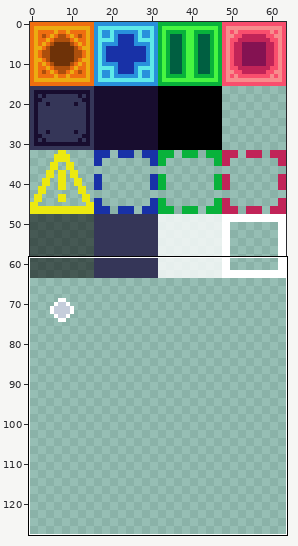
File history of a sprite sheet, block.png. The picture above shows the old version from afar; the outline marks the close-up.
Close-up. Earlier state:
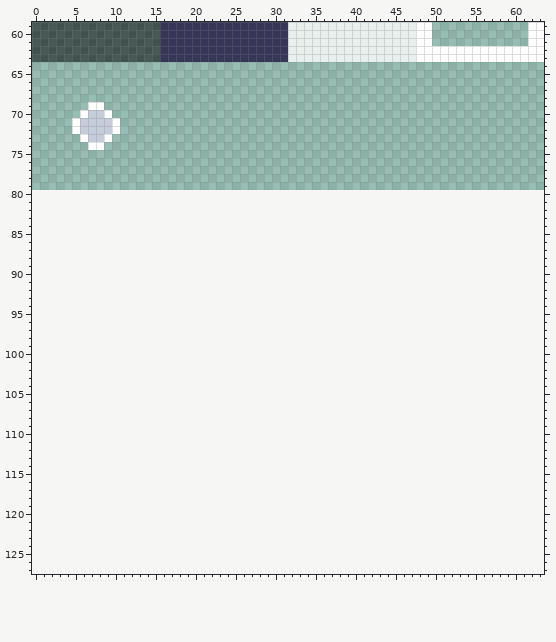
The file is 64x80 pixels. Shown: x 0..63, y 59..127. The old version is drawn lined up with the new one, on the new canvas. The commit also changed other parts of the picture, which this record leaves out.
After the commit:
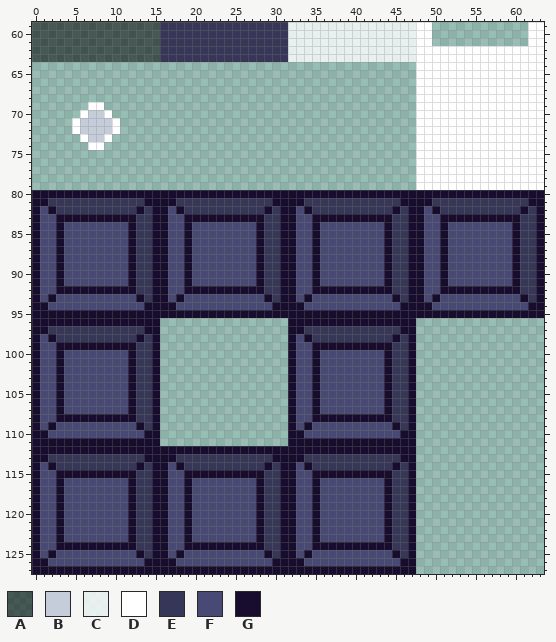
Palette (. is transparent): A #00000088  B #c5cddb  C #ffffffc9  D #ffffff  E #353658  F #484975  G #180d2f
What changed:
canvas 64x80 -> 64x128
There is now colour D in rows 64 to 79 at x 48 to 63.
There is now colour E in row 81 at x 2 to 13, 18 to 29, 34 to 45 and 50 to 61; in row 82 at x 3 to 12, 14, 19 to 28, 30, 35 to 44, 46, 51 to 60 and 62; in rows 83 to 92 at x 13 to 14, 29 to 30, 45 to 46 and 61 to 62; in row 93 at x 14, 30, 46 and 62; in row 97 at x 2 to 13 and 34 to 45; in row 98 at x 3 to 12, 14, 35 to 44 and 46.
There is now colour E in rows 99 to 108 at x 13 to 14 and 45 to 46; in row 109 at x 14 and 46; in row 113 at x 2 to 13, 18 to 29 and 34 to 45; in row 114 at x 3 to 12, 14, 19 to 28, 30, 35 to 44 and 46; in rows 115 to 124 at x 13 to 14, 29 to 30 and 45 to 46; in row 125 at x 14, 30 and 46.
There is now colour F in row 82 at x 1, 17, 33 and 49; in row 83 at x 1 to 2, 17 to 18, 33 to 34 and 49 to 50; in rows 84 to 91 at x 1 to 2, 4 to 11, 17 to 18, 20 to 27, 33 to 34, 36 to 43, 49 to 50 and 52 to 59; in row 92 at x 1 to 2, 17 to 18, 33 to 34 and 49 to 50; in row 93 at x 1, 3 to 12, 17, 19 to 28, 33, 35 to 44, 49 and 51 to 60; in row 94 at x 2 to 13, 18 to 29, 34 to 45 and 50 to 61.
There is now colour F in row 98 at x 1 and 33; in row 99 at x 1 to 2 and 33 to 34; in rows 100 to 107 at x 1 to 2, 4 to 11, 33 to 34 and 36 to 43; in row 108 at x 1 to 2 and 33 to 34; in row 109 at x 1, 3 to 12, 33 and 35 to 44; in row 110 at x 2 to 13 and 34 to 45.
There is now colour F in row 114 at x 1, 17 and 33; in row 115 at x 1 to 2, 17 to 18 and 33 to 34; in rows 116 to 123 at x 1 to 2, 4 to 11, 17 to 18, 20 to 27, 33 to 34 and 36 to 43; in row 124 at x 1 to 2, 17 to 18 and 33 to 34; in row 125 at x 1, 3 to 12, 17, 19 to 28, 33 and 35 to 44; in row 126 at x 2 to 13, 18 to 29 and 34 to 45.
There is now colour G in row 80 at x 0 to 63; in row 81 at x 0 to 1, 14 to 17, 30 to 33, 46 to 49 and 62 to 63; in row 82 at x 0, 2, 13, 15 to 16, 18, 29, 31 to 32, 34, 45, 47 to 48, 50, 61 and 63; in row 83 at x 0, 3 to 12, 15 to 16, 19 to 28, 31 to 32, 35 to 44, 47 to 48, 51 to 60 and 63; in rows 84 to 91 at x 0, 3, 12, 15 to 16, 19, 28, 31 to 32, 35, 44, 47 to 48, 51, 60 and 63; in row 92 at x 0, 3 to 12, 15 to 16, 19 to 28, 31 to 32, 35 to 44, 47 to 48, 51 to 60 and 63.
There is now colour G in row 93 at x 0, 2, 13, 15 to 16, 18, 29, 31 to 32, 34, 45, 47 to 48, 50, 61 and 63; in row 94 at x 0 to 1, 14 to 17, 30 to 33, 46 to 49 and 62 to 63; in row 95 at x 0 to 63; in row 96 at x 0 to 15 and 32 to 47; in row 97 at x 0 to 1, 14 to 15, 32 to 33 and 46 to 47; in row 98 at x 0, 2, 13, 15, 32, 34, 45 and 47.
There is now colour G in row 99 at x 0, 3 to 12, 15, 32, 35 to 44 and 47; in rows 100 to 107 at x 0, 3, 12, 15, 32, 35, 44 and 47; in row 108 at x 0, 3 to 12, 15, 32, 35 to 44 and 47; in row 109 at x 0, 2, 13, 15, 32, 34, 45 and 47; in row 110 at x 0 to 1, 14 to 15, 32 to 33 and 46 to 47; in row 111 at x 0 to 15 and 32 to 47.
There is now colour G in row 112 at x 0 to 47; in row 113 at x 0 to 1, 14 to 17, 30 to 33 and 46 to 47; in row 114 at x 0, 2, 13, 15 to 16, 18, 29, 31 to 32, 34, 45 and 47; in row 115 at x 0, 3 to 12, 15 to 16, 19 to 28, 31 to 32, 35 to 44 and 47; in rows 116 to 123 at x 0, 3, 12, 15 to 16, 19, 28, 31 to 32, 35, 44 and 47; in row 124 at x 0, 3 to 12, 15 to 16, 19 to 28, 31 to 32, 35 to 44 and 47.
There is now colour G in row 125 at x 0, 2, 13, 15 to 16, 18, 29, 31 to 32, 34, 45 and 47; in row 126 at x 0 to 1, 14 to 17, 30 to 33 and 46 to 47; in row 127 at x 0 to 47.
Boxes around the changes in both close-ups, in picture pixels (x1, y1, x2, y2):
added: (32, 62, 544, 574)
